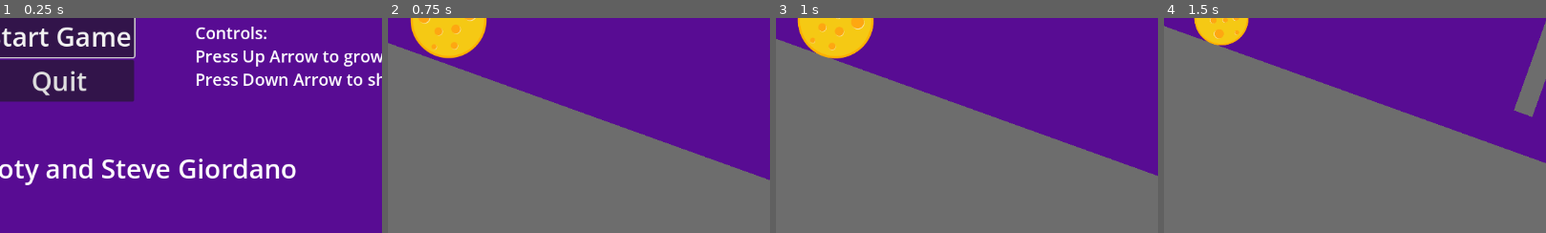
Above: before the commit, frames 1-4 (left to right).
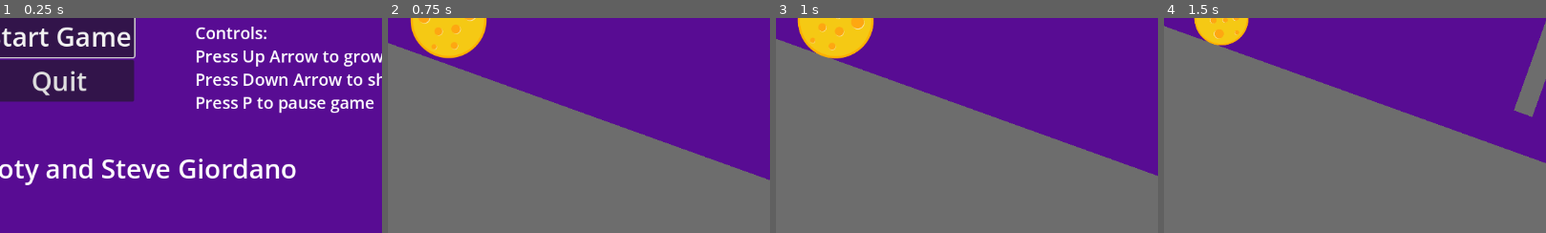
Above: after the commit, the same moments.

Repository: Firoty1/Rolling-Scales
Game: Godot game, scene res://scenes/start_menu.tscn
The game is run twice, just before and just after one commit, with the same random seed, the same clock (stepped at 60 frames per second) and the same inputs.
Inputs:
- Up to frame 1 (0.25 s): no input
- Up to frame 2 (0.75 s): click "Start Game" at 0.5 s
- Up to frame 3 (1 s): no input
- Up to frame 4 (1.5 s): tap Enter at 1.25 s; hold Down (shrink) from 1.28 s (still down)
The pictures show only the part of the screen within x 42-92%, y 50-100%; the shares and areas given below are measured in that part.

The runs differ from the first frame. In frame 1, 1.3% of the frame differs, in the area x 51-98%, y 36-45%; in frame 2, nothing differs; in frame 3, nothing differs; in frame 4, nothing differs.

Commit message:
Add pause to controls

Diff:
--- a/scenes/start_menu.tscn
+++ b/scenes/start_menu.tscn
@@ -33,7 +33,8 @@
 bbcode_enabled = true
 text = "Controls:
 Press Up Arrow to grow
-Press Down Arrow to shrink"
+Press Down Arrow to shrink
+Press P to pause game"
 fit_content = true
 
 [node name="VBoxContainer" type="VBoxContainer" parent="."]
